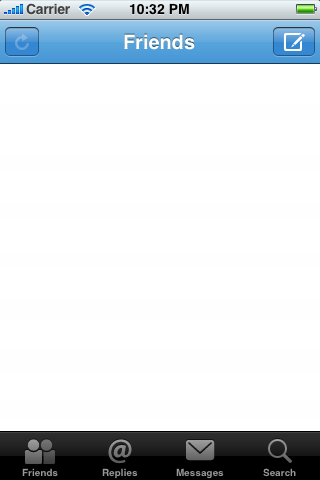
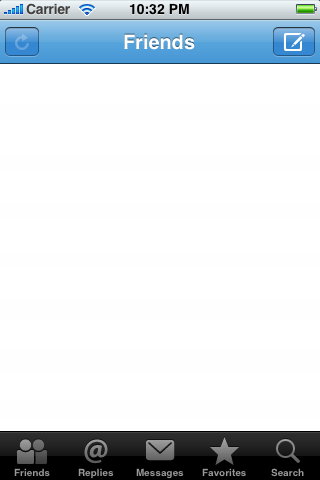
Layers edited between the first and the second 320 x 480 image:
added layer "Layer 10" above "Layer 9" over left=14, top=438, right=58, bottom=477
added layer "Layer 9" above "Layer 8" over left=14, top=436, right=304, bottom=479
hid "Layer 4" over left=14, top=438, right=58, bottom=477
